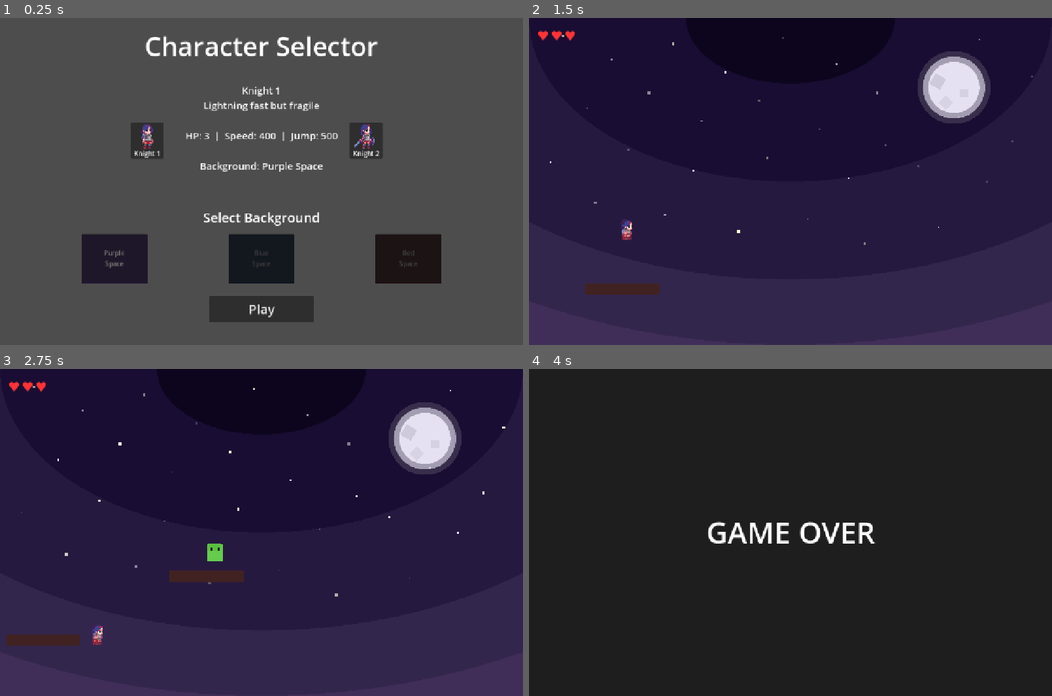
Above: before the commit, frames 1-4 (two rows, left to right).
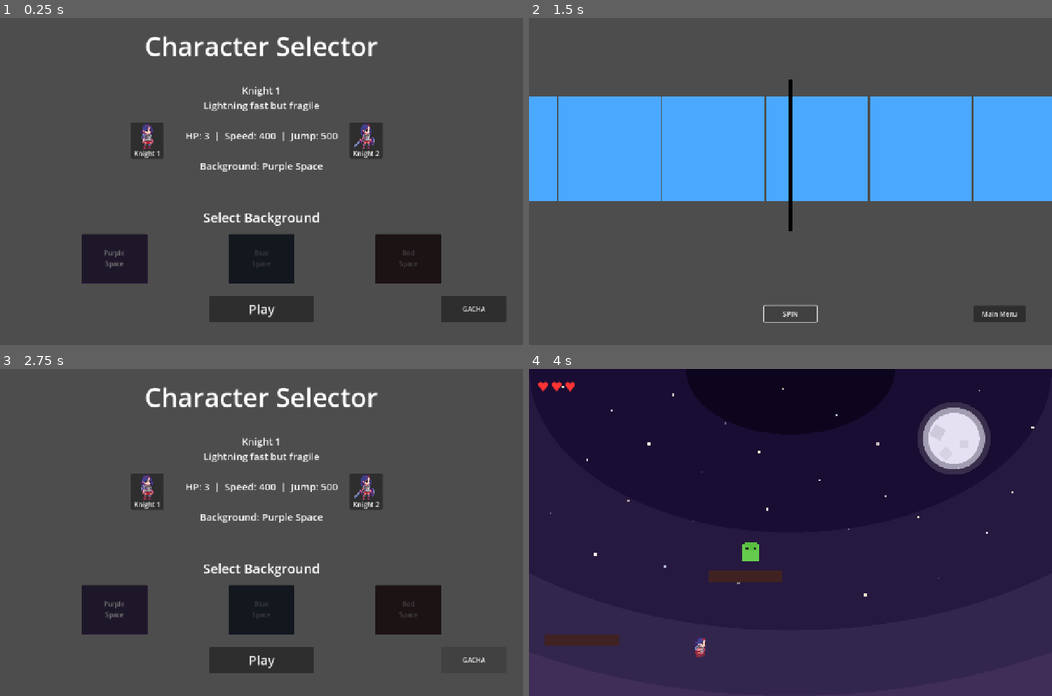
Above: after the commit, the same moments.

Repository: zxkevin168/gacha-space-birds
Game: Godot game, scene res://scenes/character_selection/character_selection.tscn
Two runs of this game, one before a commit and one after it. Both use one fixed random seed, a clock stepped at 60 frames per second and the inputs below.
Inputs (mouse positions are in pixels of both pictures, inside the frame that each line leads up to):
- Up to frame 1 (0.25 s): no input
- Up to frame 2 (1.5 s): click (1004, 309) at 0.5 s, where only the run after the commit has a clickable "GACHA"; click (790, 312) at 1.25 s, where only the run after the commit has a clickable "SPIN"
- Up to frame 3 (2.75 s): click (470, 663) at 2 s, where only the run after the commit has a clickable "Main Menu"
- Up to frame 4 (4 s): click (790, 660) at 2.75 s, where only the run after the commit has a clickable "Play"; hold Right (move_right) from 3.53 s (still down); tap Space (move_jump) at 3.77 s

The runs differ from the first frame. In frame 1, 1.0% of the frame differs, in the area x 84-97%, y 85-93%; in frame 2, 100%, in the area x 0-100%, y 0-100%; in frame 3, 99%; in frame 4, 70%.

Commit message:
feat: added buttons to navigate between character select and gacha scenes

Diff:
--- a/scenes/character_selection/character_selection.gd
+++ b/scenes/character_selection/character_selection.gd
@@ -66,3 +66,7 @@
     Global.selected_character = selected_char
     Global.selected_background = selected_bg
     get_tree().change_scene_to_file("res://scenes/main_game/main_game.tscn")
+
+
+func _on_gacha_pressed() -> void:
+    get_tree().change_scene_to_file("res://scenes/gacha/gacha_main.tscn")
--- a/scenes/character_selection/character_selection.tscn
+++ b/scenes/character_selection/character_selection.tscn
@@ -154,6 +154,7 @@
 color = Color(0.15, 0.08, 0.25, 1)
 
 [node name="bg1_label" type="Label" parent="bg1_preview"]
+layout_mode = 0
 offset_right = 160.0
 offset_bottom = 120.0
 text = "Purple
@@ -219,9 +220,17 @@
 theme_override_font_sizes/font_size = 32
 text = "Play"
 
+[node name="gacha" type="Button" parent="."]
+offset_left = 1080.0
+offset_top = 680.0
+offset_right = 1240.0
+offset_bottom = 744.0
+text = "GACHA"
+
 [connection signal="pressed" from="knight1_button" to="." method="_on_knight_1_button_pressed"]
 [connection signal="pressed" from="knight2_button" to="." method="_on_knight_2_button_pressed"]
 [connection signal="pressed" from="bg1_button" to="." method="_on_bg_1_button_pressed"]
 [connection signal="pressed" from="bg2_button" to="." method="_on_bg_2_button_pressed"]
 [connection signal="pressed" from="bg3_button" to="." method="_on_bg_3_button_pressed"]
 [connection signal="pressed" from="play_button" to="." method="_on_play_button_pressed"]
+[connection signal="pressed" from="gacha" to="." method="_on_gacha_pressed"]
--- a/scenes/gacha/gacha_main.gd
+++ b/scenes/gacha/gacha_main.gd
@@ -23,3 +23,7 @@
             pull_child_scene.queue_free()
         pull_child_scene = pull_scene.instantiate()
         add_child(pull_child_scene)
+
+
+func _on_main_menu_pressed() -> void:
+    get_tree().change_scene_to_file("res://scenes/character_selection/character_selection.tscn")
--- a/scenes/gacha/gacha_main.tscn
+++ b/scenes/gacha/gacha_main.tscn
@@ -4,13 +4,6 @@
 
 [node name="gacha_main" type="Node2D"]
 script = ExtResource("1_u23gm")
-
-[node name="spin" type="Button" parent="."]
-offset_left = 576.0
-offset_top = 704.0
-offset_right = 704.0
-offset_bottom = 744.0
-text = "SPIN"
 
 [node name="winning_name" type="Label" parent="."]
 offset_left = 512.0
@@ -20,4 +13,19 @@
 horizontal_alignment = 1
 vertical_alignment = 1
 
+[node name="spin" type="Button" parent="."]
+offset_left = 576.0
+offset_top = 704.0
+offset_right = 704.0
+offset_bottom = 744.0
+text = "SPIN"
+
+[node name="main_menu" type="Button" parent="."]
+offset_left = 1088.0
+offset_top = 704.0
+offset_right = 1216.0
+offset_bottom = 744.0
+text = "Main Menu"
+
 [connection signal="pressed" from="spin" to="." method="_on_button_pressed"]
+[connection signal="pressed" from="main_menu" to="." method="_on_main_menu_pressed"]
